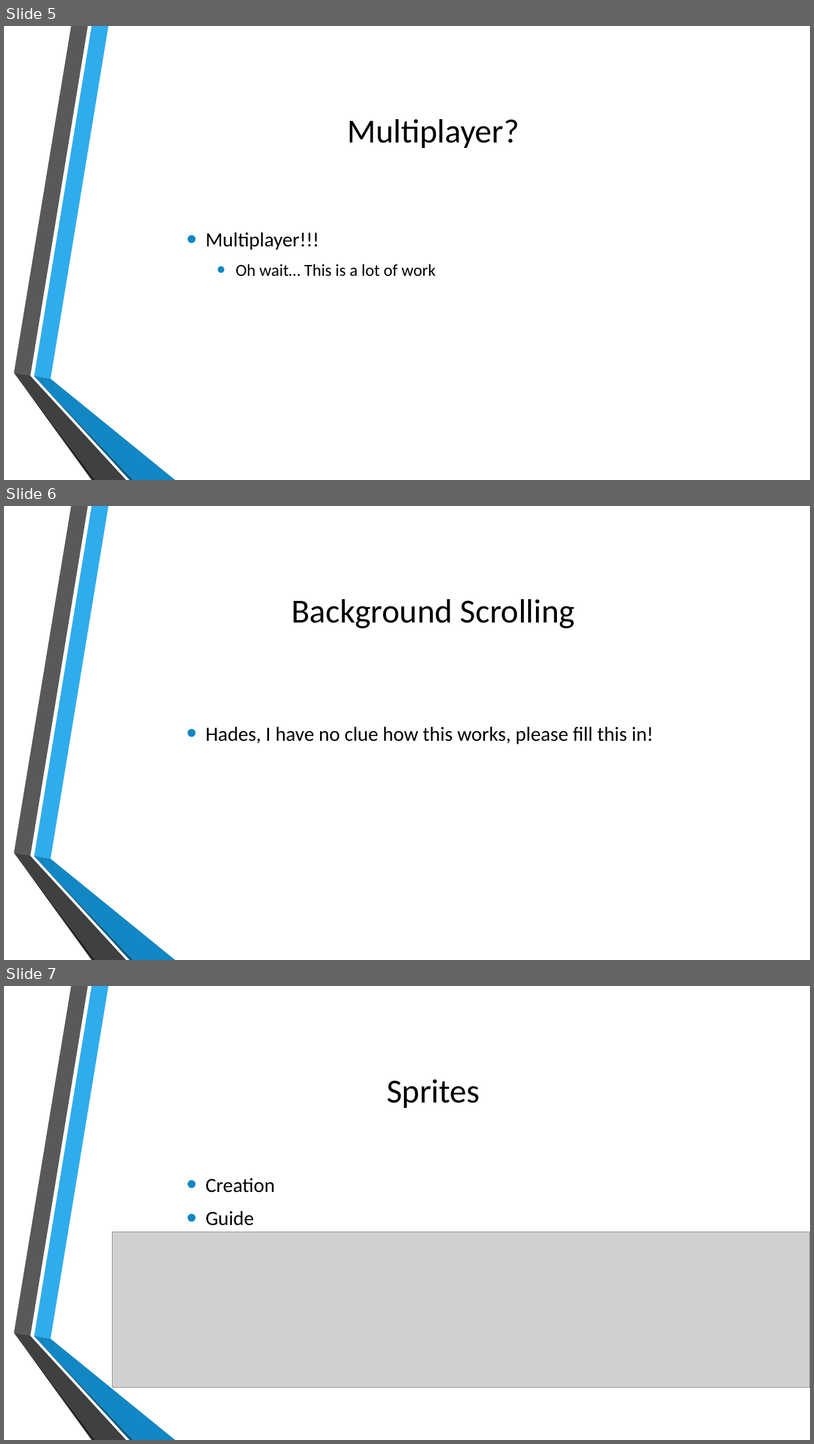
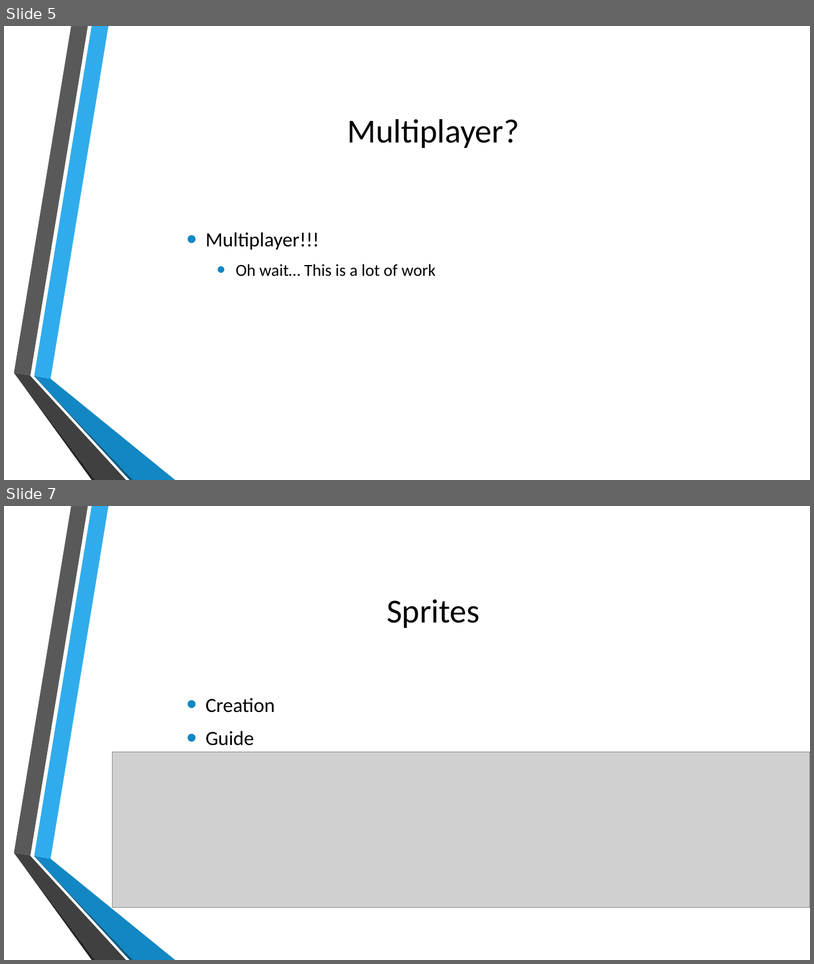
Before and after one commit to MatthiasOoms/NESDinoGame, a slide deck: Resources/NESDinoGame.pptx. Shown one above the other, each under a label of ours: slides 5, 6 and 7 before the commit, slides 5 and 7 after it; the slides between them are not shown. The pictures are 814x1444 and 814x964 pixels, drawn with LibreOffice and Linux fonts; fonts in the diff are those of the drawing; grey boxes stand for pictures; background and template pictures are left out. Boxes give left, top, right and bottom in pixels: in the first picture for what was removed or moved away, otherwise in the second. Text is boxed around its words. In the diff, an @@ line names an element or a change of style, - is before the commit and + after.

```diff
--- a/Resources/NESDinoGame.pptx
+++ b/Resources/NESDinoGame.pptx
@@ slide 6 removed at (x1=4, y1=506, x2=810, y2=960), background picture (left out); not listed: 6 template elements that a slide beside it also shows @@
@@ title removed at (x1=291, y1=599, x2=576, y2=628) @@
-Background Scrolling
@@ text removed at (x1=206, y1=726, x2=654, y2=744) @@
-• Hades, I have no clue how this works, please fill this in!
```
Also in this commit, not shown: 2 slides added, 1 other slide removed.
